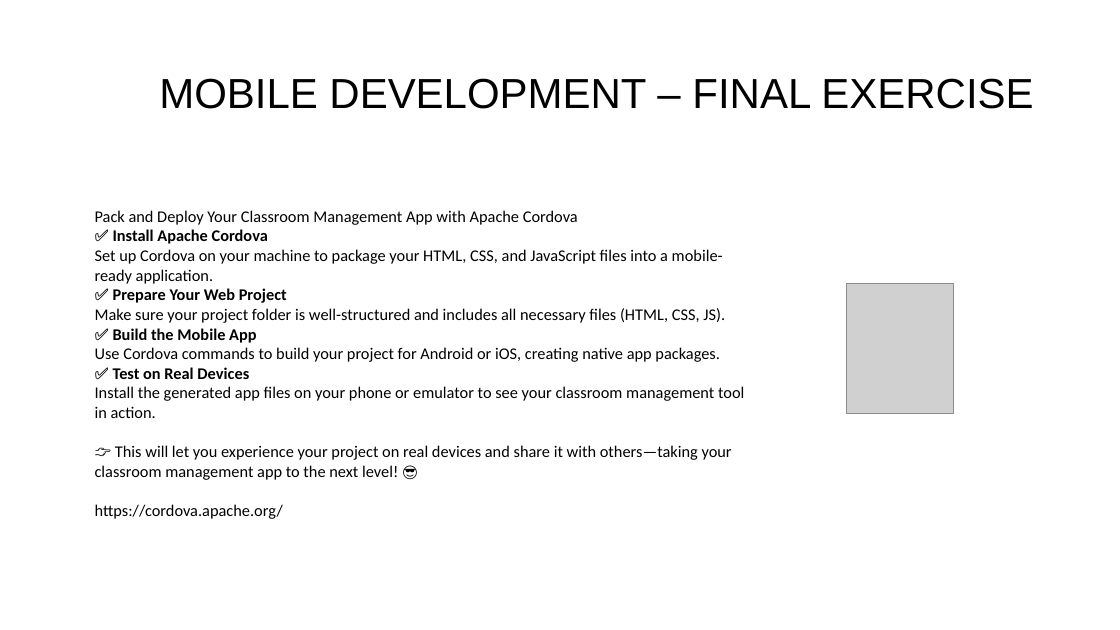
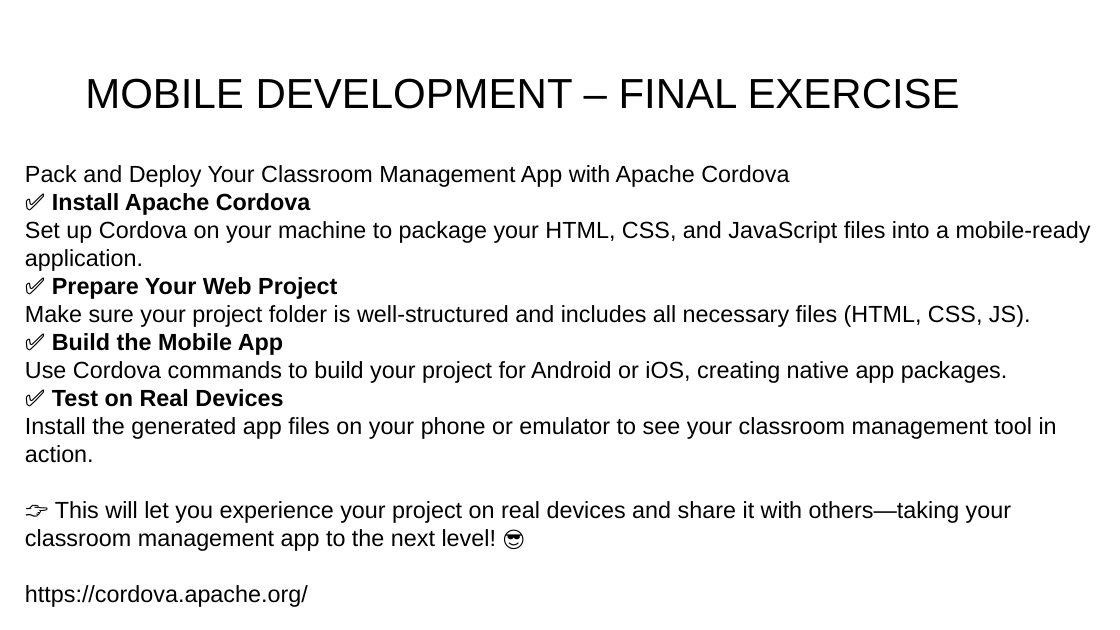
Before and after one commit to dinoDuvnjak/CTK, a slide deck: slide 10 of SHIFT4IT/mobile-development-introduction/mobile-development.pptx (slide 7 before the commit). Drawn at 1120x630 pixels with LibreOffice and Linux fonts; fonts in the diff are those of the drawing; grey boxes stand for pictures; background and template pictures are left out. Boxes give left, top, right and bottom in pixels: in the first picture for what was removed or moved away, otherwise in the second. Text is boxed around its words. In the diff, an @@ line names an element or a change of style, - is before the commit and + after.

```diff
--- a/SHIFT4IT/mobile-development-introduction/mobile-development.pptx
+++ b/SHIFT4IT/mobile-development-introduction/mobile-development.pptx
@@ title "MOBILE DEVELOPMENT – FINAL EXERCISE" at bbox=[85, 78, 960, 109]: alignment right to left @@
@@ text "Pack and Deploy Your Classroom ...": place and size @@
-text "Pack and Deploy Your Classroom ..." at bbox=[95, 210, 744, 519]
+text "Pack and Deploy Your Classroom ..." at bbox=[25, 165, 1091, 607]
@@ text "Pack and Deploy Your Classroom ..." at bbox=[25, 165, 1091, 607]: size 14 to 20 pt, font Calibri to Arial @@
@@ picture removed at bbox=[846, 283, 953, 413] @@
```
Also in this commit, not shown: 5 other slides changed, 4 slides added, 2 other files.
